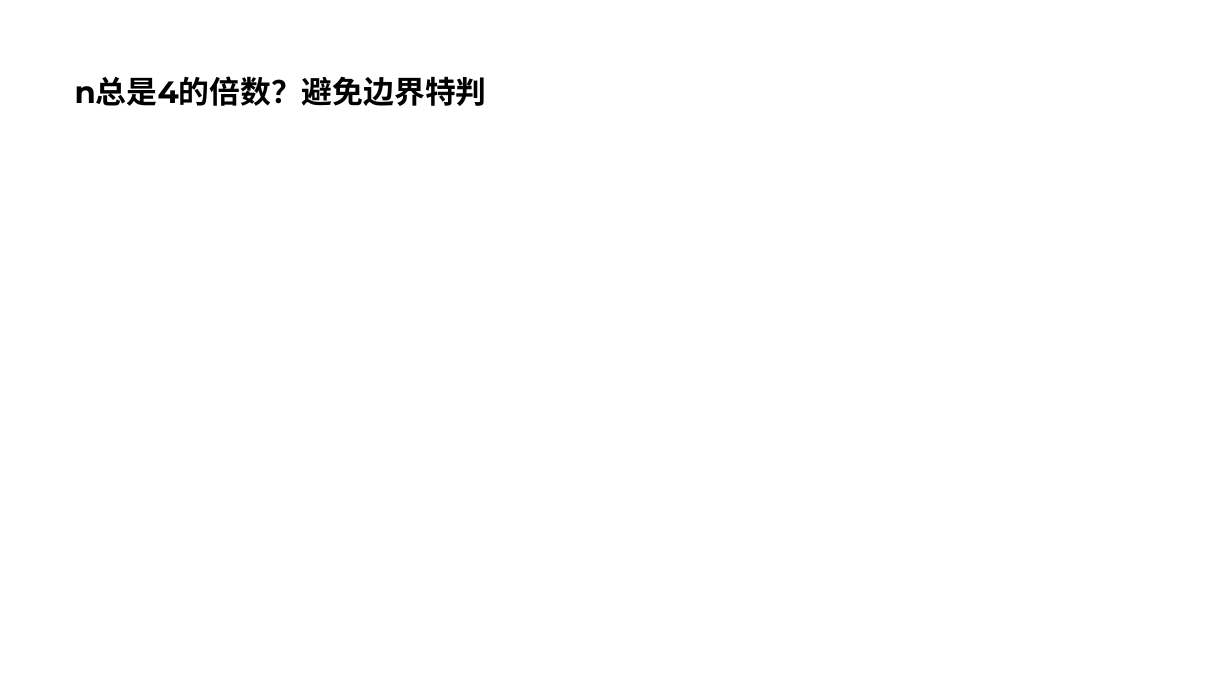
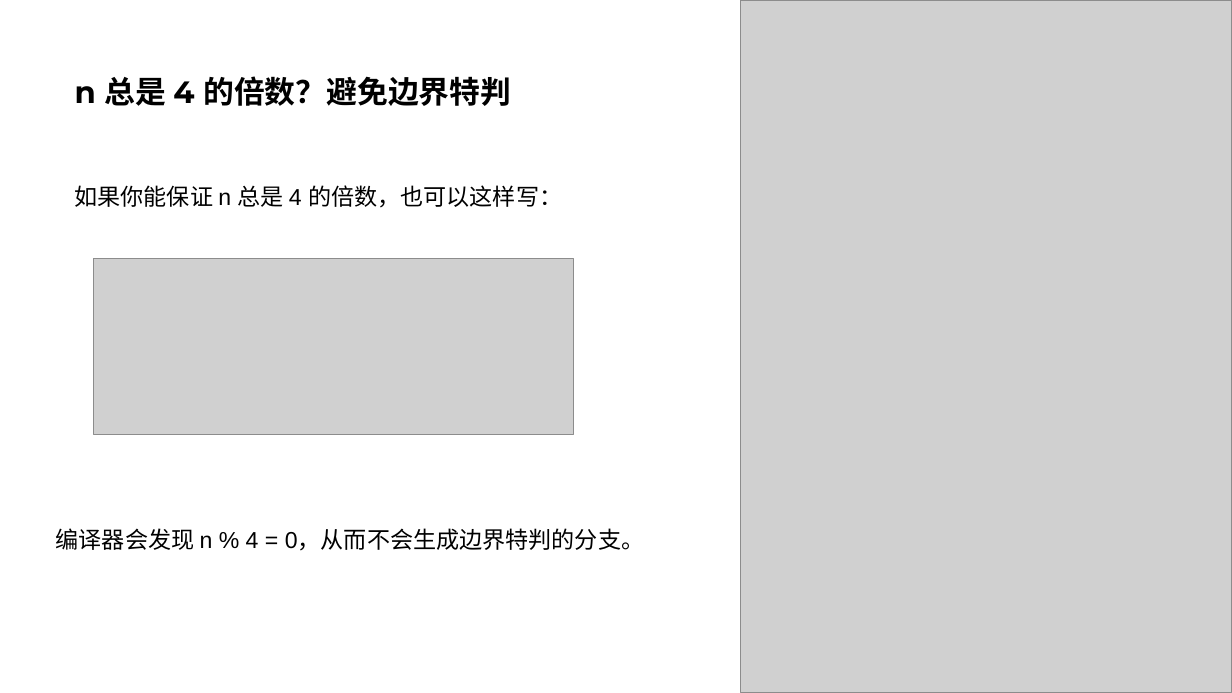
Before and after one commit to parallel101/course, a slide deck: slide 49 of 04/slides.pptx. Drawn at 1232x693 pixels with LibreOffice and Linux fonts; fonts in the diff are those of the drawing; grey boxes stand for pictures. Boxes give left, top, right and bottom in pixels: in the first picture for what was removed or moved away, otherwise in the second. Text is boxed around its words. In the diff, an @@ line names an element or a change of style, - is before the commit and + after.

```diff
--- a/04/slides.pptx
+++ b/04/slides.pptx
@@ picture added at box(741, 0, 1232, 693) @@
@@ title at box(75, 76, 511, 106): spaces changed @@
-n总是4的倍数？避免边界特判
+n 总是 4 的倍数？避免边界特判
@@ text added at box(75, 185, 562, 208), 18 pt, text #000000 @@
+如果你能保证 n 总是 4 的倍数，也可以这样写：
@@ picture added at box(93, 259, 574, 434) @@
@@ text added at box(56, 528, 644, 551), 18 pt, text #000000 @@
+编译器会发现 n % 4 = 0，从而不会生成边界特判的分支。
```
Also in this commit, not shown: 1 other slide changed, 1 slide added, 6 other files.
